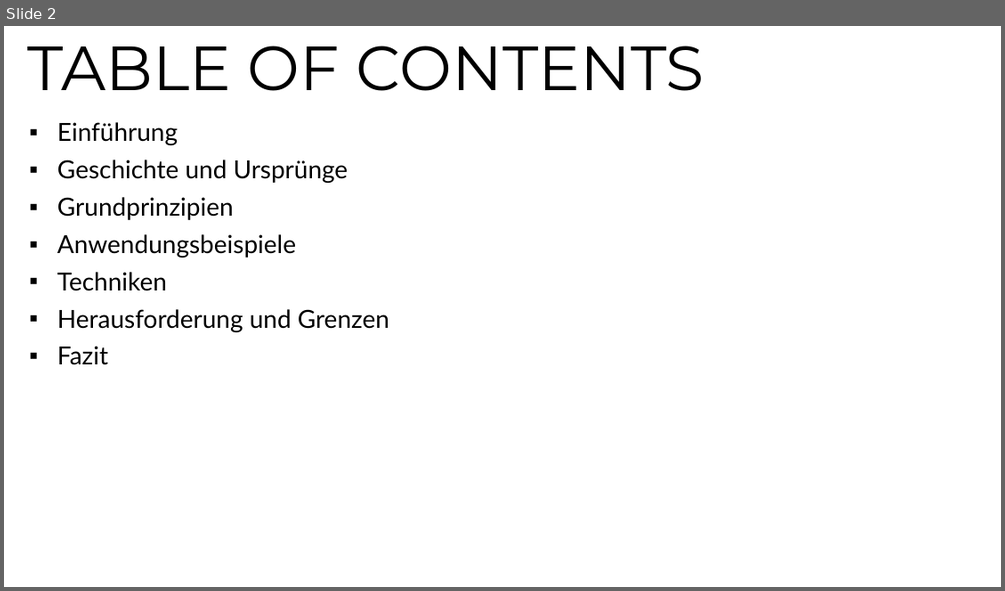
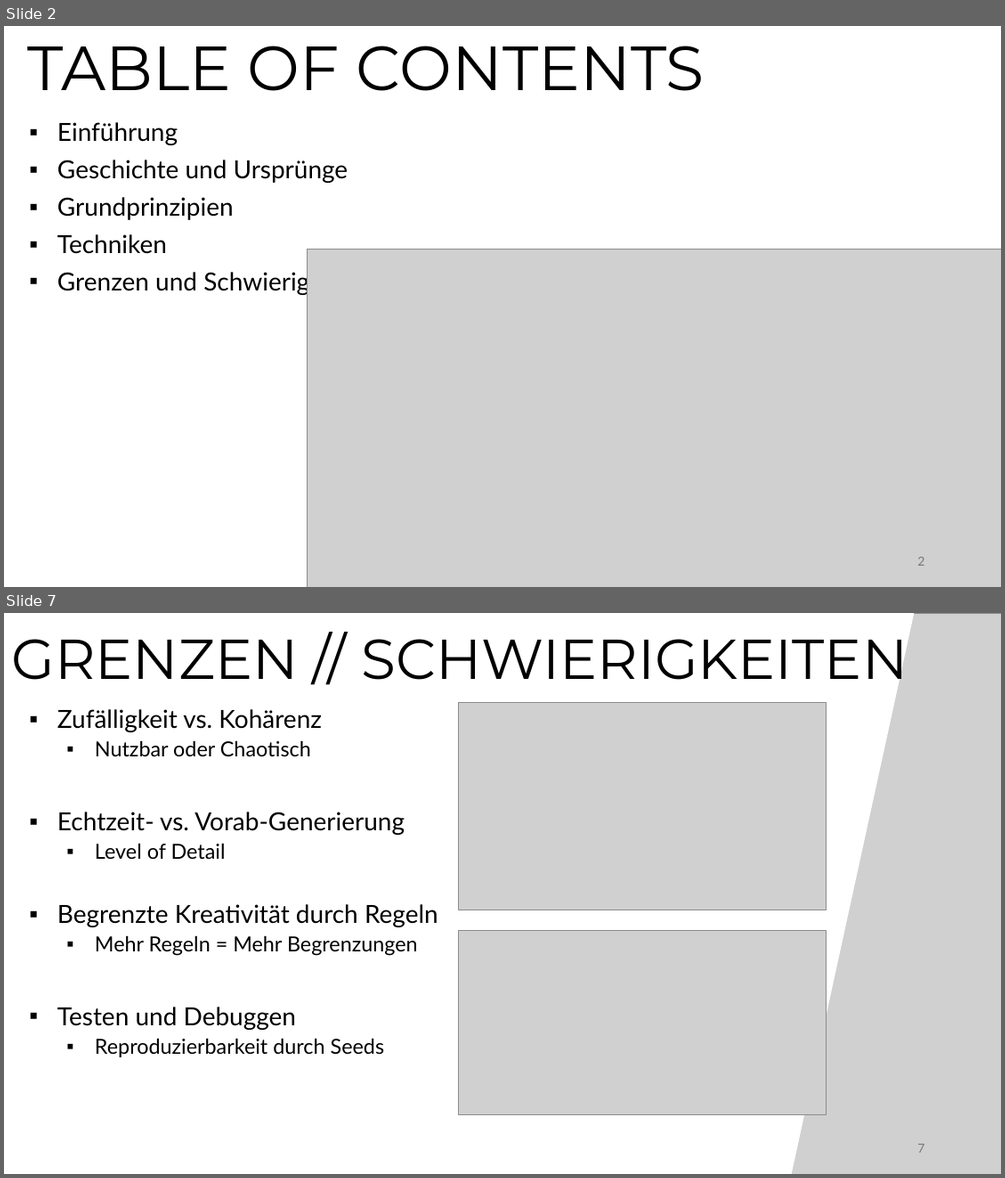
Before and after one commit to teremunart/school-fia, a slide deck: Ausbildung/Procedural Generation/ProceduralGeneration.pptx. Shown one above the other, each under a label of ours: slide 2 before the commit, slides 2 and 7 after it; the slides between them are not shown. The pictures are 1005x591 and 1005x1178 pixels, drawn with LibreOffice and Linux fonts; fonts in the diff are those of the drawing; grey boxes stand for pictures. Boxes give left, top, right and bottom in pixels: in the first picture for what was removed or moved away, otherwise in the second. Text is boxed around its words. In the diff, an @@ line names an element or a change of style, - is before the commit and + after.

```diff
--- a/Ausbildung/Procedural Generation/ProceduralGeneration.pptx
+++ b/Ausbildung/Procedural Generation/ProceduralGeneration.pptx
@@ slide 7 added at <box>4,613,1001,1174</box>, background #FFFFFF @@
@@ title added at <box>11,639,908,692</box>, 54 pt, text #000000 @@
+GRENZEN // SCHWIERIGKEITEN
@@ rectangle added at <box>218,613,916,1174</box>, fill #FFFFFF, outline #FFFFFF 1.5 pt @@
@@ picture added at <box>353,614,1001,1174</box> @@
@@ subtitle added at <box>57,709,438,1057</box>, 24 pt, text #000000 @@
+▪ Zufälligkeit vs. Kohärenz
+  ▪ Nutzbar oder Chaotisch
+▪ Echtzeit- vs. Vorab-Generierung
+  ▪ Level of Detail
+▪ Begrenzte Kreativität durch Regeln
+  ▪ Mehr Regeln = Mehr Begrenzungen
+▪ Testen und Debuggen
+  ▪ Reproduzierbarkeit durch Seeds
@@ picture added at <box>458,703,826,910</box> @@
@@ picture added at <box>458,930,826,1114</box> @@
@@ page number added at <box>917,1143,924,1152</box>, 12 pt, text #797979 @@
+7
@@ slide 2 changed as well @@
@@ subtitle at <box>57,234,296,257</box>: paragraph removed @@
-▪ Anwendungsbeispiele
@@ picture added at <box>307,248,1001,587</box> @@
@@ subtitle at <box>57,268,376,295</box>: text changed @@
-▪ Herausforderung und Grenzen
-▪ Fazit
+▪ Grenzen und Schwierigkeiten
@@ page number added at <box>917,556,924,565</box>, 12 pt, text #797979 @@
+2
```
Also in this commit, not shown: 1 other slide changed, 5 other slides added, 1 other file.
